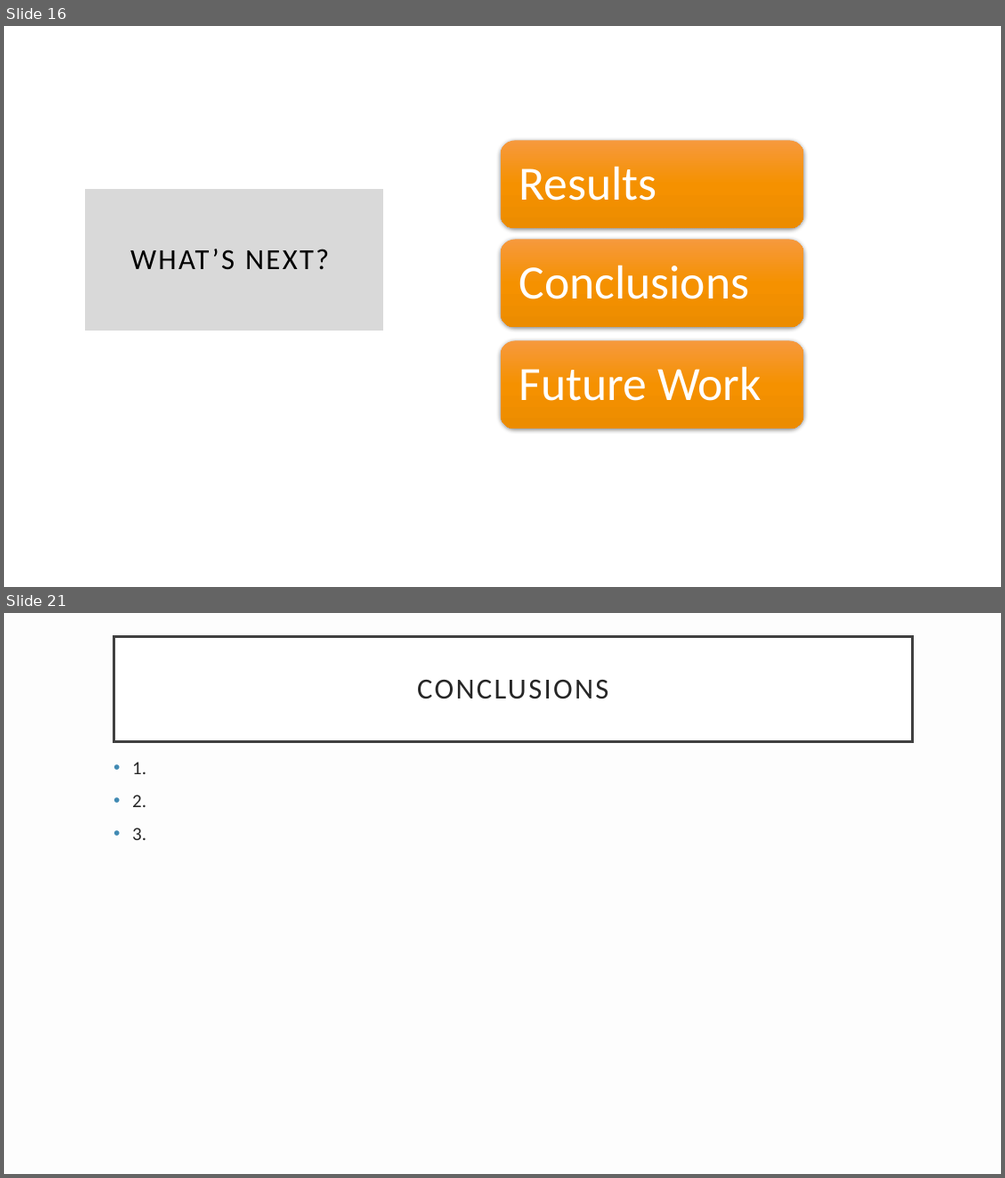
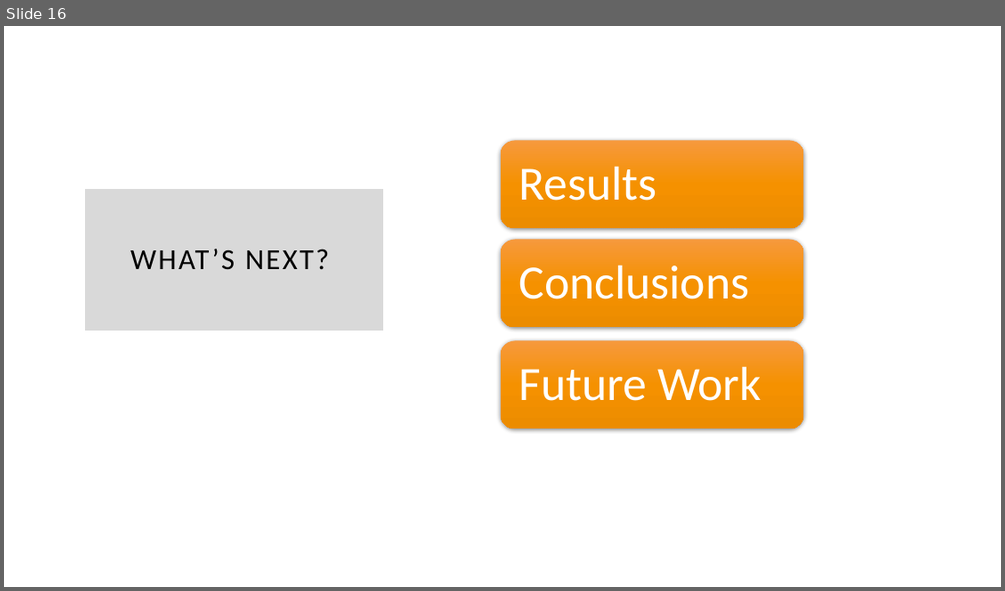
Before and after one commit to shrawantee/Project-Analysis-of-Violent-Crime-in-LA, a slide deck: Presentation/LACity Crime-Final Slides.pptx. Shown one above the other, each under a label of ours: slides 16 and 21 before the commit, slide 16 after it; the slides between them are not shown. The pictures are 1005x1178 and 1005x591 pixels, drawn with LibreOffice and Linux fonts; fonts in the diff are those of the drawing. Boxes give left, top, right and bottom in pixels: in the first picture for what was removed or moved away, otherwise in the second. Text is boxed around its words. In the diff, an @@ line names an element or a change of style, - is before the commit and + after.

```diff
--- a/Presentation/LACity Crime-Final Slides.pptx
+++ b/Presentation/LACity Crime-Final Slides.pptx
@@ slide 21 removed at box(4, 613, 1001, 1174), background #DDDDDD at 4% opacity @@
@@ title removed at box(114, 637, 913, 742) @@
-CONCLUSIONS
@@ text removed at box(132, 762, 146, 840) @@
-• 1.
-• 2.
-• 3.
```
Also in this commit, not shown: 7 slides changed, 8 slides added, 4 other slides removed, 1 other file.
